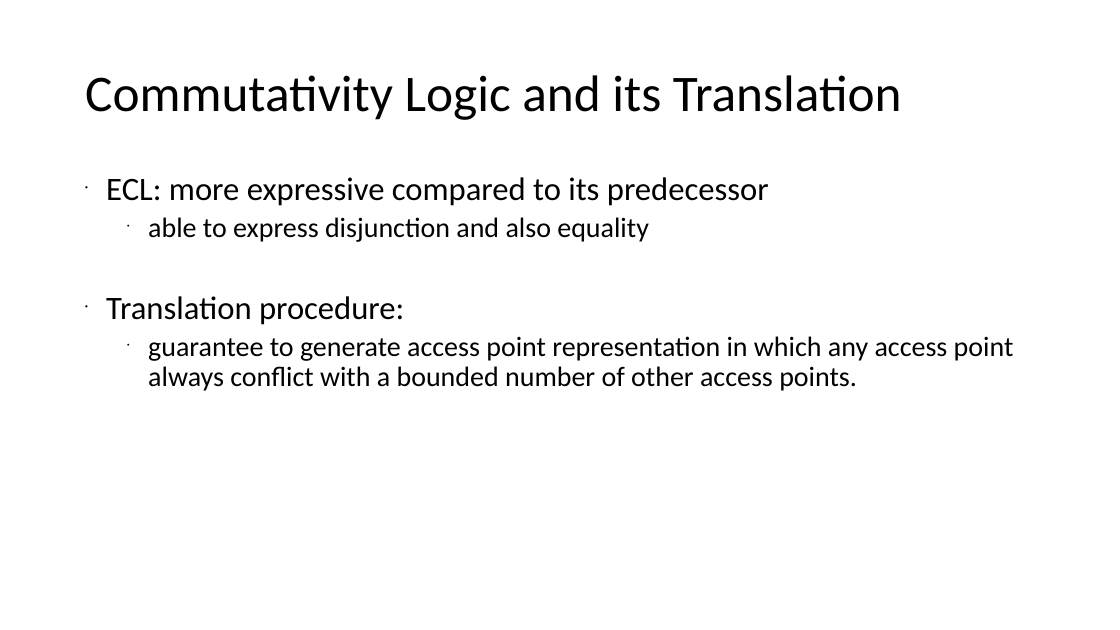
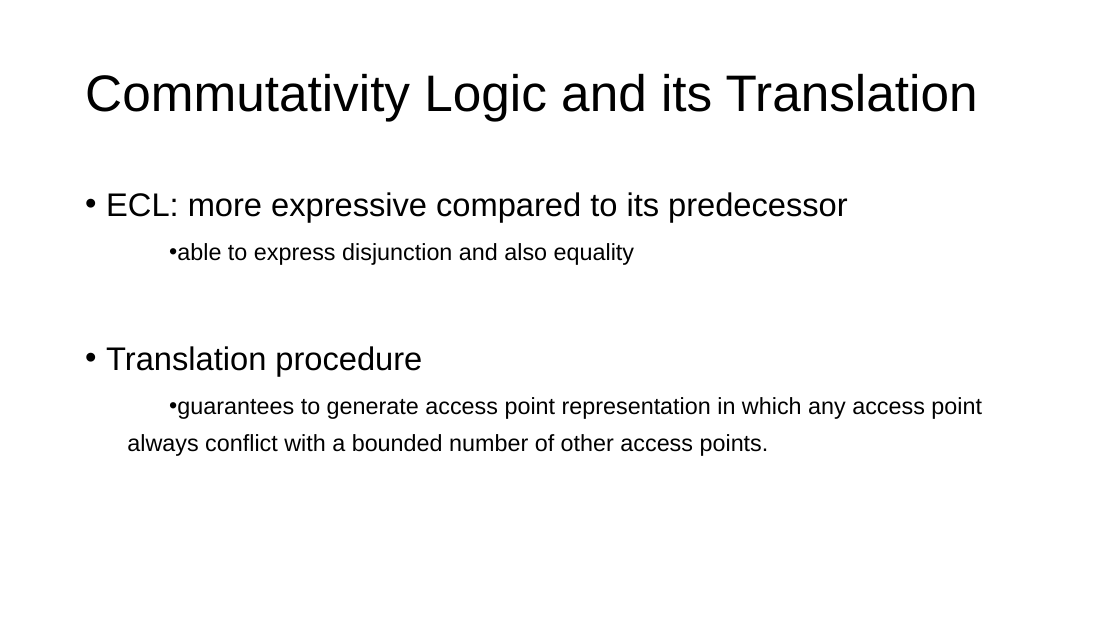
Before and after one commit to xiaohe27/Tasks, a slide deck: slide 19 of Slides/qual-presentation.ppt. Drawn at 1120x630 pixels with LibreOffice and Linux fonts; fonts in the diff are those of the drawing. Boxes give left, top, right and bottom in pixels: in the first picture for what was removed or moved away, otherwise in the second. Text is boxed around its words. In the diff, an @@ line names an element or a change of style, - is before the commit and + after.

```diff
--- a/Slides/qual-presentation.ppt
+++ b/Slides/qual-presentation.ppt
@@ title "Commutativity Logic and its Translation" at (85, 73, 978, 121): font Calibri to Arial @@
@@ text at (106, 192, 848, 265): font Calibri to Arial in "ECL: more expressive compared to its predecessor", "able to express disjunction and also equality"; size 24 to 20 pt in "able to express disjunction and also equality"; line spacing 0.9 to 1.3; list level 2 to 3 in "able to express disjunction and ..." @@
@@ text at (106, 346, 982, 456): text changed; size 24 to 20 pt; font Calibri to Arial @@
-• Translation procedure:
-  • guarantee to generate access point representation in which any access point always conflict with a bounded number of other access points.
+• Translation procedure
+    • guarantees to generate access point representation in which any access point always conflict with a bounded number of other access points.
```
Also in this commit, not shown: 14 other slides changed, 4 slides added, 3 slides removed, 2 other files.
